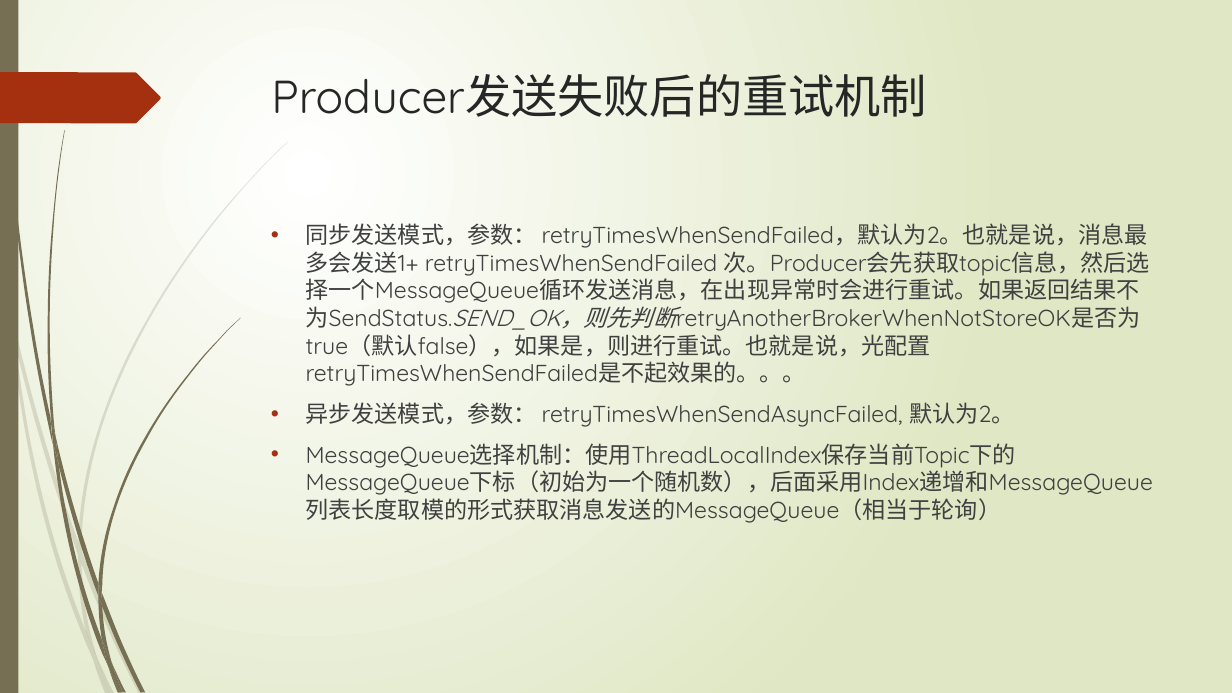
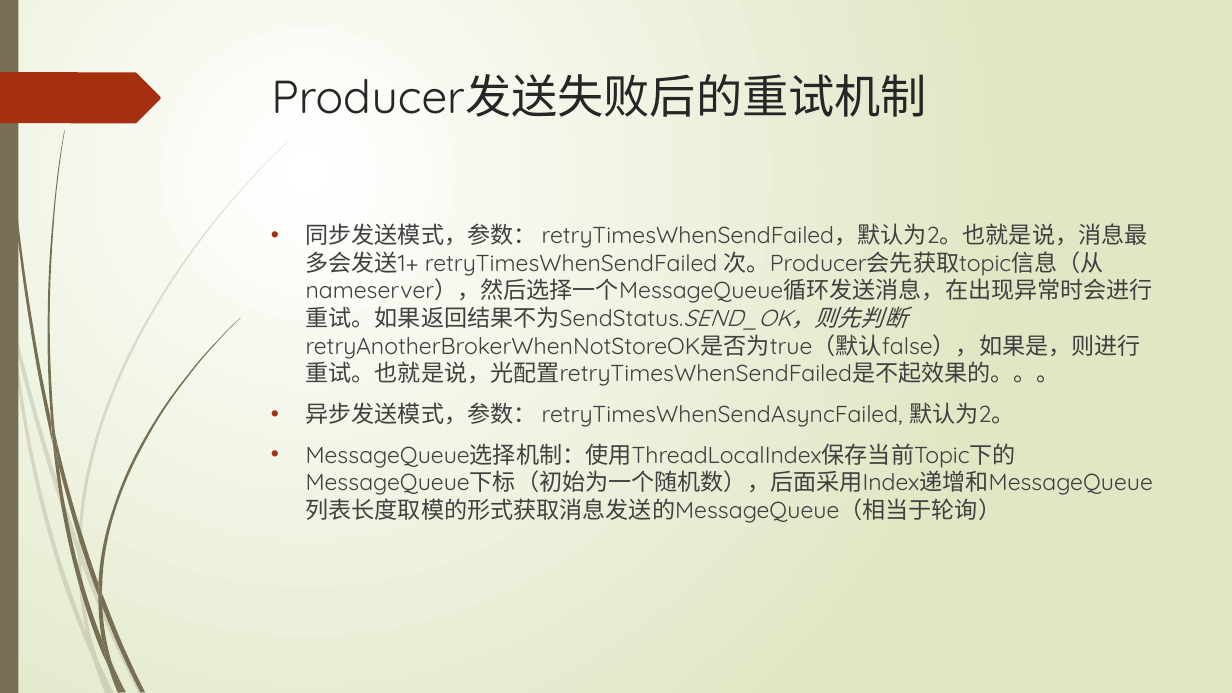
Before and after one commit to xljnc/rocketmqLearning, a slide deck: slide 13 of doc/RocketMQ简介.pptx. Drawn at 1232x693 pixels with LibreOffice and Linux fonts; fonts in the diff are those of the drawing. Boxes give left, top, right and bottom in pixels: in the first picture for what was removed or moved away, otherwise in the second. Text is boxed around its words. In the diff, an @@ line names an element or a change of style, - is before the commit and + after.

```diff
--- a/doc/RocketMQ简介.pptx
+++ b/doc/RocketMQ简介.pptx
@@ text at box(306, 223, 1153, 386): text changed @@
-• 同步发送模式，参数： retryTimesWhenSendFailed，默认为2。也就是说，消息最多会发送1+ retryTimesWhenSendFailed 次。Producer会先获取topic信息，然后选择一个MessageQueue循环发送消息，在出现异常时会进行重试。如果返回结果不为SendStatus.SEND_OK，则先判断retryAnotherBrokerWhenNotStoreOK是否为true（默认false），如果是，则进行重试。也就是说，光配置retryTimesWhenSendFailed是不起效果的。。。
+• 同步发送模式，参数： retryTimesWhenSendFailed，默认为2。也就是说，消息最多会发送1+ retryTimesWhenSendFailed 次。Producer会先获取topic信息（从nameserver），然后选择一个MessageQueue循环发送消息，在出现异常时会进行重试。如果返回结果不为SendStatus.SEND_OK，则先判断retryAnotherBrokerWhenNotStoreOK是否为true（默认false），如果是，则进行重试。也就是说，光配置retryTimesWhenSendFailed是不起效果的。。。
```
Also in this commit, not shown: 1 slide added.
